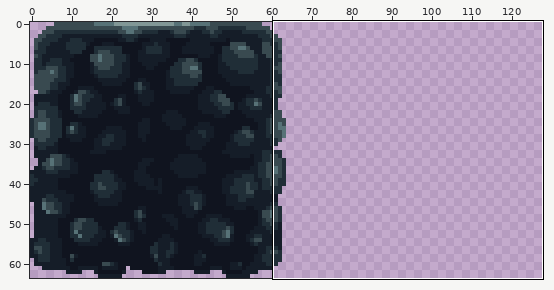
Two states of a sprite sheet, Data/Textures/Tiles/PreviewTextures.png. The picture above shows the old version from afar; the outline marks the close-up.
Close-up. Before the commit:
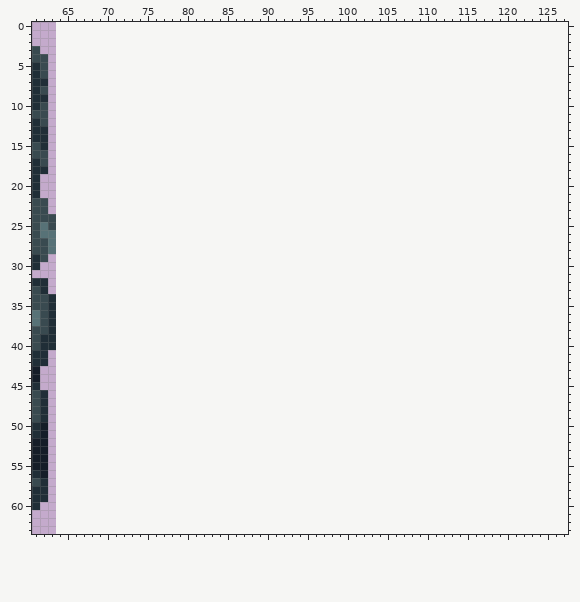
The file is 64x64 pixels. Shown: x 61..127, y 0..63. The old version is drawn lined up with the new one, on the new canvas.
New version:
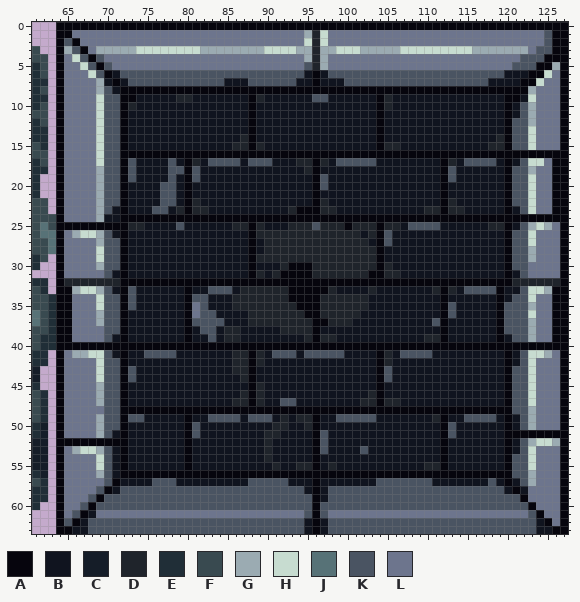
Palette (. is transparent): A #06050d  B #10141f  C #151d28  D #1f242b  E #202e37  F #394a50  G #9babb2  H #c7dcd0  J #577277  K #4a5462  L #6d758d
Edits made:
canvas 64x64 -> 128x64
Changed rows in their new state; - is an unchanged pixel.
first column x 64:
 0 AAAAAAAAAAAAAAAAAAAAAAAAAAAAAAAAAAAAAAAAAAAAAAAAAAAAAAAAAAAAAAAA
 1 AALLLLLLLLLLLLLLLLLLLLLLLLLLLLLGDHLLLLLLLLLLLLLLLLLLLLLLLLLLLKAA
 2 AKALLLLLLLLLLLLLLLLLLLLLLLLLLLLHDHLLLLLLLLLLLLLLLLLLLLLLLLLLLKAA
 3 AGKALGGGGGHHHHHHHHGGGGGGGGHHHHGGDGGHHHGGGGGHHHHHHHHHGGGGGGGLKKAA
 4 ALHKAKLLLLLLLLLLLLLLLLLLLLLLLLLGDGLLLLLLLLLLLLLLLLLLLLLLLLKKKAAA
 5 ALLHKAKLLLLLLLLLLLLLLLLLLLLLLLLKDGLLLLLLLLLLLLLLLLLLLLLLLKKKAAGA
 6 ALLLHKABKKKKKKKKKKKKKKKKKKKKKKKBABKKKKKKKKKKKKKKKKKKKKKKBBBAAHLA
 7 ALLLLGBABKKKKKKKKKKKKBBBKKKKKKBBABBBKKKKKKKKKKKKKKKKKKBBBBAAHLLA
 8 ALLLLGKBAAAAAAAAAAAAAAAAAAAAAAAAAAAAAAAAAAAAAAAAAAAAAAAAAAAGLLLA
 9 ALLLLHKKAABBBBBDDBBBBBBBADBBBBBBKKBBBBBBADBBBBBBBBBBBBBBAABHLLLA
10 ALLLLHKKADBBBBBBBBBBBBBBABBBBBBBBBBBBBBBADBBBBBBBBBBBBBBABKGLLLA
11 ALLLLHKKABBBBBBBBBBBBBBBABBBBBBBBBBBBBBBABBBBBBBBBBBBBBBABKGLLLA
12 ALLLLHKKABBBBBBBBBBBBBBBABBBBBBBBBBBBBBBABBBBBBBBBBBBBBBAKKGLLLA
13 ALLLLHKKABBBBBBBBBBBBBBBABBBBBBBBBBBBBBBABBBBBBBBBBBBBBBAKKHLLLA
14 ALLLLHKKABBBBBBBBBBBBBBDABBBBBBBBBBBBBBBABBBBBBBBBBBBBBDAKKHLLLA
15 ALLLLHKKABBBBBBBBBBBBBDDADBBBBBBBBBBBBBBADDBBBBBBBBBBBDDAKKHLLLA
16 ALLLLHKKAAAAAAAAAAAAAAAAAAAAAAAAAAAAAAAAAAAAAAAAAAAAAAAAAAAAAAAA
17 ALLLLHKKAKBBBBKBADBKKKKBKKKBBBDDADBKKKKKBBBBBBBBADBKKKKBABKHHLAA
18 ALLLLGKKAKBBBBKKAKBBBBBBBBBBBBBDABBBBBBBBBBBBBBBAKBBBBBBAKKGLLAA
19 ALLLLGKKAKBBBBKBAKBBBBBBBBBBBBBBAKBBBBBBBBBBBBBBAKBBBBBBAKKHLLAA
20 ALLLLGKKABBBBKKBABBBBBBBBBBBBBBBAKBBBBBBBBBBBBBBABBBBBBBAKKHLLAA
21 ALLLLGKKABBBBKKBABBBBBBBBBBBBBBBABBBBBBBBBBBBBBBABBBBBBBAKKHLLAA
22 ALLLLGKKABBBBKKBADBBBBBBBBBBBBBBADBBBBBBBBBBBBBBADBBBBBBAKKHLLAA
23 ALLLLGKBABBBKKBDADDBBBBBBBBBBDAAADDBBBBBBBBBBBDDADDBBBBBABKHLLAA
24 ALLLLGBBAAAAAAAAAAAAAAAAAAAAAAAAAAAAAAAAAAAAAAAAAAAAAAAAAAAAAAAA
25 AAAAAAAAADDBBBBKBBBBBBDDADBBBDDDKDDDADDDADDBKKKKBBBBBBDDABKGHGLA
26 ALGHHGKBABBBBBBBBBBBBBBBADDDDDDDDDDDDDBDAKBBBBBBBBBBBBBBAKKHLLLA
27 ALLLLGKKABBBBBBBBBBBBBBBABDDDDDDDDDDDDDBAKBBBBBBBBBBBBBBAKKHLLLA
28 ALLLLHKKABBBBBBBBBBBBBBBABDDDDDDDDDDDDDDABBBBBBBBBBBBBBBAKKGLLLA
29 ALLLLHKKABBBBBBBBBBBBBBBADDDDDDDDDDDDDDDABBBBBBBBBBBBBBBAKKGLLLA
30 ALLLLGKKABBBBBBBBBBBBBBBABBBDAAADDDDDDDDADBBBBBBBBBBBBBBAKKLLLLA
31 ALLLLLKBABBBBBBBBBBBBBBBADBDAAAADDDDDDDAADDBBBBBBBBBBBBBABKLLLLA
32 ADDDDDDDAAAAAAAAAAAAAAAAAAAAAAAAAAAAAAAAAAAAAAAAAAAAAAAAADDDDDDA
33 AAGHHGKBAKBBBBBBABBKKKBDDDDDDAAAAADBBBBDBBBBBBBDADBKKKKABBKHHGAA
34 AALLLHKKAKBBBBBBAKKBBBDDDDDDDAAAADDDDDDBBBBBBBBBABBBBBBABKKHLLAA
35 AALLLHKKAKBBBBBBALKBBBDDDDDDDDAAADDDDDDBBBBBBBBBAKBBBBBAKKKGLLAA
36 AALLLGKKABBBBBBBALKKBBBBDDDDDDDAADDDDDBBBBBBBBBBAKBBBBBAKKKHLLAA
37 AALLLGKKABBBBBBBAKKKKBBBDDDDDDDDAADDDBBBBBBBBBBKABBBBBBAKKKGLLAA
38 AALLLLKKABBBBBBBABKKBDDBBBBBDDDDABBBBBBBBBBBBBBBABBBBBBAKKKGLLAA
39 AALLLLKBABBBBBBBABBKBDDBBBBBBBBDADDBBBBBBBBBBBDDABBBBBBABKKGLLAA
40 AAAAAAAAAAAAAAAAAAAAAAAAAAAAAAAAAAAAAAAAAAAAAAAAAAAAAAAAAAAAAAAA
41 ALGGHHKBABBKKKKBBBBBBBDDADBKKKBKKKKKBBBBADBKKKKBBBBBBBBBABKHHGLA
42 ALLLLHKKABBBBBBBBBBBBBDDADBBBBBBBBBBBBBBADBBBBBBBBBBBBBBABKHLLLA
43 ALLLLHKKAKBBBBBBBBBBBBDDABBBBBBBBBBBBBBBAKBBBBBBBBBBBBBBAKKHLLLA
44 ALLLLHKKAKBBBBBBBBBBBBBDABBBBBBBBBBBBBBBAKBBBBBBBBBBBBBBAKKHLLLA
45 ALLLLGKKABBBBBBBBBBBBBBBADBBBBBBBBBBBBBBABBBBBBBBBBBBBBBAKKHLLLA
46 ALLLLGKKABBBBBBBBBBBBBBDADBBBBBBBBBBBBBDABBBBBBBBBBBBBBBAKKHLLLA
47 ALLLLGKKABBBBBBBBBBBBBDDADBBKKBBBBBBBBDDADDBBBBBBBBBBBBBAKKHLLLA
48 ALLLLLKKAAAAAAAAAAAAAAAAAAAAAAAAAAAAAAAAAAAAAAAAAAAAAAAAAKKGLLLA
49 ALLLLGKKAKKBBBBBABBKKKKBKKKBDBDDABBKKKKKBBBBBBBDABBKKKKBABKGLLLA
50 ALLLLGKKABBBBBBBAKBBBBBBBBBDDBBDABBBBBBBBBBBBBBBAKBBBBBBABKGLLLA
51 ALLLLGKBABBBBBBBAKBBBBBBBBDDBBBBAKBBBBBBBBBBBBBBAKBBBBBBAAAAAAAA
52 AAAAAAAAABBBBBBBABBBBBBBBBDBBBBBAKBBBBBBBBBBBBBBABBBBBBBABKGHHGA
53 ALGHHGKBABBBBBBBABBBBBBBBBDBBBBBAKBBBBKBBBBBBBBBABBBBBBBABKHLLLA
54 ALLLLHKBABBBBBBBABBBBBBBBBDBBBBBABBBBBBBBBBBBBBBABBBBBBBAKKHLLLA
55 ALLLLHKBABBBBBBBABBBBBBBBBBDBBDDABDBBBBBBBBBBBDDABBBBBBBAKKHLLLA
56 ALLLLGKBAAAAAAAAAAAAAAAAAAAAAAAAAAAAAAAAAAAAAAAAAAAAAAAAAKKGLLLA
57 ALLLLLKABBBBKKKBBBBBBBBBKKKKKBBBABBBBBBBKKKKKKKBBBBBBBKBABKGLLLA
58 ALLLLKABKKKKKKKKKKKKKKKKKKKKKKKBABKKKKKKKKKKKKKKKKKKKKKKBABLLLLA
59 ALLLKAKKKKKKKKKKKKKKKKKKKKKKKKKKABKKKKKKKKKKKKKKKKKKKKKKKKALLLLA
60 ALLKAKKKKKKKKKKKKKKKKKKKKKKKKKKKAKKKKKKKKKKKKKKKKKKKKKKKKKKALLLA
61 ALKABLLLLLLLLLLLLLLLLLLLLLLLLLLKAKLLLLLLLLLLLLLLLLLLLLLLLLLKALLA
62 AKABKKKKKKKKKKKKKKKKKKKKKKKKKKKBABKKKKKKKKKKKKKKKKKKKKKKKKKKBALA
63 AABBKKKKKKKKKKKKKKKKKKKKKKKKKKKBABKKKKKKKKKKKKKKKKKKKKKKKKKKBBAA
Pixel boxes of the changes (left, top, right, bottom) in both close-ups:
added: (56, 22, 568, 534)
